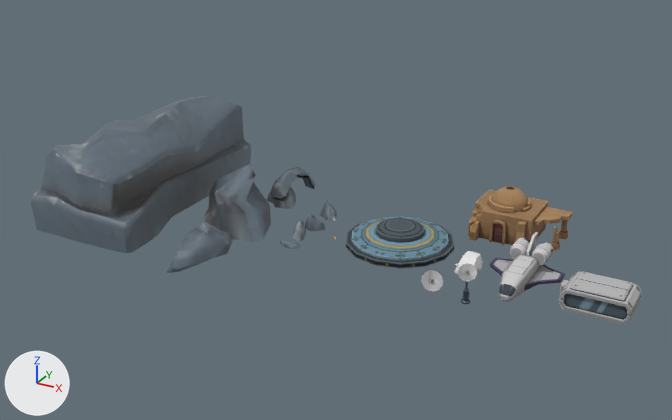
A saved change to the FBX model Assets/DarkSoup/Props/Props.fbx.
The view is the same before and after, from a 50 mm lens placed at (26.5, -73.5, 40.5), pointed at (-13.8, -0.1, 3.8). Lighting does not change. The marker at lower left points along +X, +Y and +Z. Where no turn or scale is listed for an object, it has been applied to the vertices. Vertices at the same position are counted once.

The older version as bpy lines, for what is in view:
```python
ob_3wheel = bpy.data.objects.new('3Wheel', me_cube_012)
ob_3wheel.location = (0.0, 0.8, 1.45)
ob_pcube6 = bpy.data.objects.new('pCube6', me_mesh_010)
ob_pcube6.location = (-17.99, 0.0, 0.0)
ob_polysurface4 = bpy.data.objects.new('polySurface4', me_mesh_003)
ob_polysurface4.location = (-17.99, 0.0, 0.0)
ob_polysurface6 = bpy.data.objects.new('polySurface6', me_mesh_005)
ob_polysurface6.location = (-17.99, 0.0, 0.0)
ob_polysurface7 = bpy.data.objects.new('polySurface7', me_mesh_006)
ob_polysurface7.location = (-17.99, 0.0, 0.0)
ob_sm_dl_antena_1 = bpy.data.objects.new('SM_DL_ANTENA_1', me_cube_048)
ob_sm_dl_antena_1.location = (-2.05, -3.55, 0.01)
ob_sm_dl_antena_2 = bpy.data.objects.new('SM_DL_ANTENA_2', me_cylinder_027)
ob_sm_dl_antena_2.location = (1.77, -4.71, 0.0)
ob_sm_dl_shatl_set_1 = bpy.data.objects.new('SM_DL_SHATL_SET_1', me_cube_001)
ob_sm_dl_shatl_set_1.location = (4.99, 0.65, 0.45)
ob_sm_dl_tarelka = bpy.data.objects.new('SM_DL_TARELKA.', me_cylinder_029)
ob_sm_dl_tarelka.location = (-6.92, 0.0, 3.65)
# also in view: 'polySurface5' at (-25.6, 0.1, 3.0); 'SM_DL_RUINS' at (1.4, 10.7, 2.4); 'SM_DL_DOMIK' at (12.1, 0.0, 1.2)
```
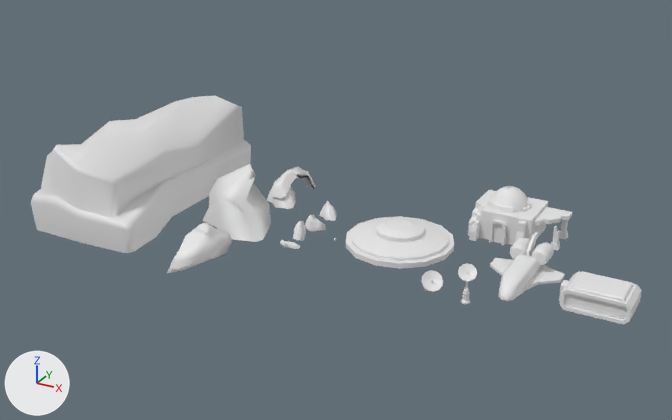
Where the newer file only moved an object's origin or applied its transform, the numbers keep the older frame.

The change, as a list of edits to the scene's bpy script:
```text
Change me_cube_048:
    where me_cube_048.from_pydata(...)  # 110 vertices, 186 faces; spans x -0.96..1.15, y -1.13..0.97, z 0.0..1.5
    remove me_cube_048.materials.append(mat_material_006)  # picture img_antennatest_png
    add me_cube_048.materials.append(mat_baked1)  # white #e7e7e7
Change me_mesh_003:
    where me_mesh_003.from_pydata(...)  # 37 vertices, 31 faces; spans x -0.73..0.8, y -0.98..0.76, z -0.02..1.72
    me_mesh_003 part 5: 31 faces spanning x -0.73..0.8, y -0.98..0.76, z -0.02..1.72 switch from mat_lambert3 (picture img_kamnitest2_png) to mat_baked1 (white #e7e7e7)
Change me_mesh_010:
    where me_mesh_010.from_pydata(...)  # 107 vertices, 99 faces; spans x -25.0..-12.1, y -12.8..14.0, z 0.0..10.3
    remove me_mesh_010.materials.append(mat_lambert3)  # picture img_kamnitest2_png
    me_mesh_010 part 3: texture (UV) coordinates of 99 of 99 faces, centred in x -24.8..-12.3, y -12.4..13.7, z 1.1..9.3, changed; they spanned u 0.01..0.99, v 0.01..0.97 and now span u 0.5..0.99, v 0.51..0.99
    add me_mesh_010.materials.append(mat_baked1)  # white #e7e7e7
Change me_mesh:
    where me_mesh.from_pydata(...)  # 26 vertices, 24 faces; spans x -1.18..1.18, y 4.78..6.87, z -0.06..1.55
    me_mesh part 8: 24 faces spanning x -1.18..1.18, y 4.78..6.87, z -0.06..1.55 switch from mat_lambert3 (picture img_kamnitest2_png) to mat_baked1 (white #e7e7e7)
Change me_cube_038:
    where me_cube_038.from_pydata(...)  # 236 vertices, 396 faces; spans x -3.21..5.95, y -3.63..2.75, z 0.0..4.83
    remove me_cube_038.materials.append(mat_material_005)  # picture img_ruinstest1_png
    me_cube_038 part 9: texture (UV) coordinates of 396 of 396 faces, centred in x -3.21..5.95, y -3.63..2.75, z 0.22..4.83, changed; they spanned u 0.0..1.0, v 0.0..1.0 and now span u 0.24..0.49, v 0.75..1.0
    add me_cube_038.materials.append(mat_baked1)  # white #e7e7e7
Change me_mesh_004:
    where me_mesh_004.from_pydata(...)  # 26 vertices, 26 faces; spans x -12.24..-3.03, y -4.03..4.16, z -0.18..6.13
    me_mesh_004 part 10: 26 faces spanning x -12.24..-3.03, y -4.03..4.16, z -0.18..6.13 switch from mat_lambert3 (picture img_kamnitest2_png) to mat_baked1 (white #e7e7e7)
Change me_cylinder_027:
    where me_cylinder_027.from_pydata(...)  # 300 vertices, 568 faces; spans x -0.71..0.86, y -0.84..0.44, z 0.0..3.66
    remove me_cylinder_027.materials.append(mat_material_006)  # picture img_antennatest_png
    add me_cylinder_027.materials.append(mat_baked1)  # white #e7e7e7
Change me_cube_001:
    where me_cube_001.from_pydata(...)  # 378 vertices, 700 faces; spans x -3.35..3.35, y -4.55..3.95, z 0.0..3.35
    remove me_cube_001.materials.append(mat_material)  # picture img_planetest1_png
    me_cube_001 part 7: texture (UV) coordinates of 700 of 700 faces, centred in x -3.35..3.35, y -4.55..3.95, z 0.0..3.35, changed; they spanned u 0.0..1.98, v 0.0..1.0 and now span u 0.26..0.5, v 0.49..0.74
    add me_cube_001.materials.append(mat_baked1)  # white #e7e7e7
Change me_cube_016:
    where me_cube_016.from_pydata(...)  # 98 vertices, 178 faces; spans x -3.42..3.01, y -1.95..1.95, z 0.0..2.28
    remove me_cube_016.materials.append(mat_material_003)  # picture img_housetest1_png
    me_cube_016 part 12: texture (UV) coordinates of 178 of 178 faces, centred in x -3.42..3.01, y -1.95..1.95, z 0.04..2.28, changed; they spanned u 0.0..1.98, v 0.0..1.0 and now span u 0.0..0.25, v 0.49..0.74
    add me_cube_016.materials.append(mat_baked1)  # white #e7e7e7
Change me_cylinder_029:
    where me_cylinder_029.from_pydata(...)  # 226 vertices, 448 faces; spans x -5.11..5.11, y -5.24..5.24, z -3.37..0.0
    remove me_cylinder_029.materials.append(mat_material_004)  # picture img_ufotest1_png
    me_cylinder_029 part 1: texture (UV) coordinates of 448 of 448 faces, centred in x -5.11..5.11, y -5.07..5.07, z -3.37..0.0, changed; they spanned u 0.0..0.97, v 0.0..1.0 and now span u 0.0..0.25, v 0.22..0.47
    add me_cylinder_029.materials.append(mat_baked1)  # white #e7e7e7
Change me_mesh_001:
    where me_mesh_001.from_pydata(...)  # 46 vertices, 40 faces; spans x -0.77..1.47, y 1.51..3.12, z -0.04..1.52
    me_mesh_001 part 6: 40 faces spanning x -0.77..1.47, y 1.51..3.12, z -0.04..1.52 switch from mat_lambert3 (picture img_kamnitest2_png) to mat_baked1 (white #e7e7e7)
Change me_mesh_006:
    where me_mesh_006.from_pydata(...)  # 63 vertices, 59 faces; spans x -8.25..-4.14, y 4.59..12.79, z 0.02..3.27
    me_mesh_006 part 4: 59 faces spanning x -8.25..-4.14, y 4.59..12.79, z 0.02..3.27 switch from mat_lambert3 (picture img_kamnitest2_png) to mat_baked1 (white #e7e7e7)
Change me_mesh_005:
    where me_mesh_005.from_pydata(...)  # 46 vertices, 40 faces; spans x -8.37..-4.26, y -13.03..-4.88, z -0.05..3.0
    me_mesh_005 part 2: 40 faces spanning x -8.37..-4.26, y -13.03..-4.88, z -0.05..3.0 switch from mat_lambert3 (picture img_kamnitest2_png) to mat_baked1 (white #e7e7e7)
Change me_mesh_002:
    where me_mesh_002.from_pydata(...)  # 44 vertices, 38 faces; spans x -0.93..1.48, y -3.06..-2.09, z -0.01..0.63
    me_mesh_002 part 11: 38 faces spanning x -0.93..1.48, y -3.06..-2.09, z -0.01..0.63 switch from mat_lambert3 (picture img_kamnitest2_png) to mat_baked1 (white #e7e7e7)
Remove ob_3wheel:
    ob_3wheel = bpy.data.objects.new('3Wheel', me_cube_012)
```

Where the change shows, as pixel boxes [x1, y1, x2, y2] in the pictures (672 x 420 px):
'pCube6', recoloured, surface changed
    both: [31, 96, 251, 253]
'SM_DL_TARELKA.', recoloured, surface changed
    both: [346, 216, 454, 269]
'SM_DL_RUINS', recoloured, surface changed (brown to white)
    both: [468, 186, 572, 251]
'SM_DL_DOMIK', recoloured, surface changed (grey to white)
    both: [559, 271, 642, 325]
'SM_DL_SHATL_SET_1', recoloured, surface changed (grey to white)
    both: [490, 232, 565, 302]
'SM_DL_ANTENA_2', recoloured (grey to white)
    both: [458, 263, 477, 304]
'SM_DL_ANTENA_1', recoloured (grey to white)
    both: [421, 270, 443, 292]
'3Wheel', deleted
    before: [454, 251, 483, 274]
part 2 of me_mesh_005, recoloured
    both: [167, 223, 232, 273]
part 4 of me_mesh_006, recoloured (grey to white)
    both: [267, 167, 316, 209]
part 5 of me_mesh_003, recoloured (grey to white)
    both: [293, 221, 306, 241]
part 6 of me_mesh_001, recoloured
    both: [305, 214, 325, 231]
part 8 of me_mesh, recoloured
    both: [319, 201, 337, 221]
part 10 of me_mesh_004, recoloured (grey to white)
    both: [202, 164, 271, 242]
part 11 of me_mesh_002, recoloured
    both: [280, 240, 301, 249]
